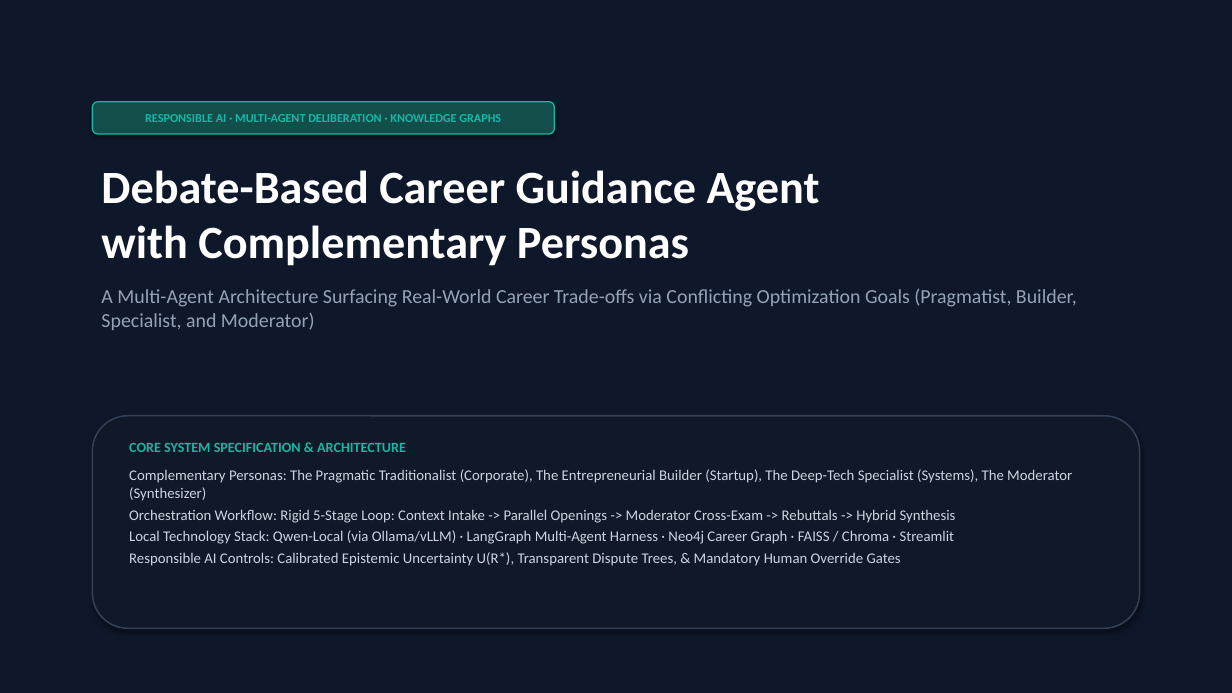
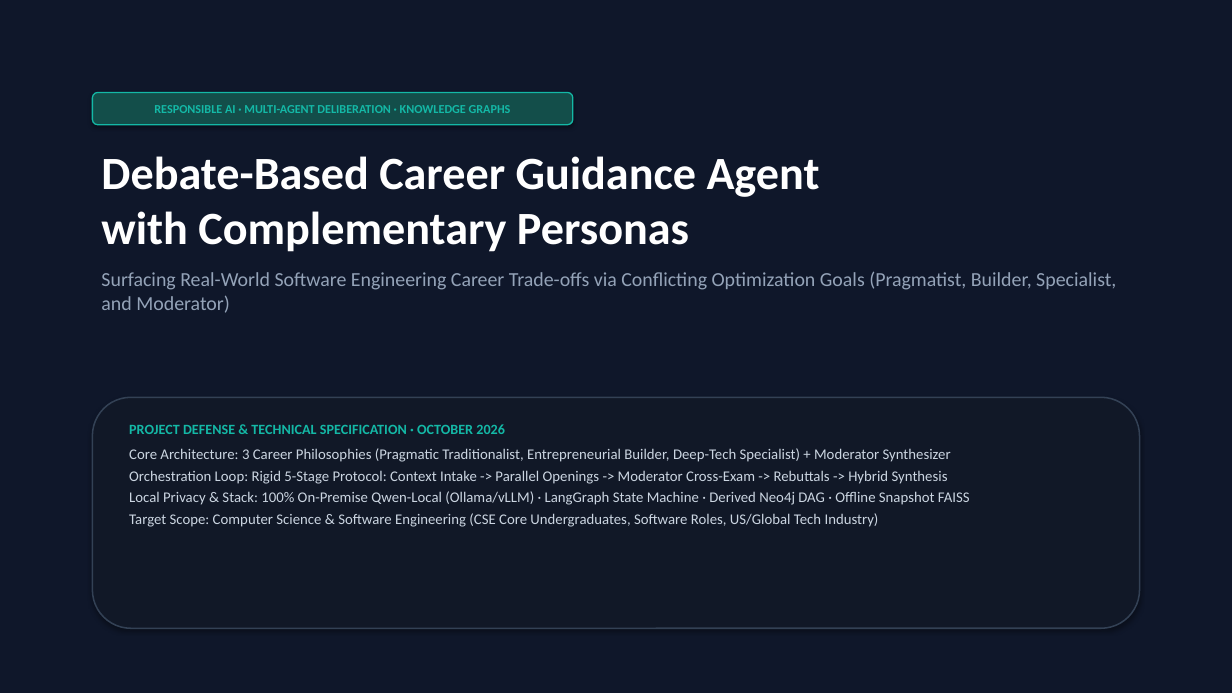
Before and after one commit to parth2024-tech/rai-project, a slide deck: slide 1 of Final_Presentation.pptx. Drawn at 1232x693 pixels with LibreOffice and Linux fonts; fonts in the diff are those of the drawing. Boxes give left, top, right and bottom in pixels: in the first picture for what was removed or moved away, otherwise in the second. Text is boxed around its words. In the diff, an @@ line names an element or a change of style, - is before the commit and + after.

Commit message:
fix(presentation): resolve audit points across technical definitions, unconfounded ablation, and visual layout

```diff
--- a/Final_Presentation.pptx
+++ b/Final_Presentation.pptx
@@ rounded rectangle "RESPONSIBLE AI · MULTI-AGENT DELIBERATION ...": place and size @@
-rounded rectangle "RESPONSIBLE AI · MULTI-AGENT DELIBERATION ..." at <box>92,102,555,134</box>
+rounded rectangle "RESPONSIBLE AI · MULTI-AGENT DELIBERATION ..." at <box>92,92,573,125</box>
@@ text "Debate-Based Career Guidance Agent with ...": place and size @@
-text "Debate-Based Career Guidance Agent with ..." at <box>101,170,1077,330</box>
+text "Debate-Based Career Guidance Agent with ..." at <box>101,156,1116,313</box>
@@ text at <box>101,156,820,252</box>: less space between paragraphs @@
@@ text at <box>101,271,1116,313</box>: text changed @@
-A Multi-Agent Architecture Surfacing Real-World Career Trade-offs via Conflicting Optimization Goals (Pragmatist, Builder, Specialist, and Moderator)
+Surfacing Real-World Software Engineering Career Trade-offs via Conflicting Optimization Goals (Pragmatist, Builder, Specialist, and Moderator)
@@ rounded rectangle: place and size @@
-rounded rectangle at <box>92,416,1140,628</box>
+rounded rectangle at <box>92,397,1140,628</box>
@@ text at <box>129,424,970,527</box>: text changed @@
-CORE SYSTEM SPECIFICATION & ARCHITECTURE
-Complementary Personas: The Pragmatic Traditionalist (Corporate), The Entrepreneurial Builder (Startup), The Deep-Tech Specialist (Systems), The Moderator (Synthesizer)
-Orchestration Workflow: Rigid 5-Stage Loop: Context Intake -> Parallel Openings -> Moderator Cross-Exam -> Rebuttals -> Hybrid Synthesis
-Local Technology Stack: Qwen-Local (via Ollama/vLLM) · LangGraph Multi-Agent Harness · Neo4j Career Graph · FAISS / Chroma · Streamlit
-Responsible AI Controls: Calibrated Epistemic Uncertainty U(R*), Transparent Dispute Trees, & Mandatory Human Override Gates
+PROJECT DEFENSE & TECHNICAL SPECIFICATION · OCTOBER 2026
+Core Architecture: 3 Career Philosophies (Pragmatic Traditionalist, Entrepreneurial Builder, Deep-Tech Specialist) + Moderator Synthesizer
+Orchestration Loop: Rigid 5-Stage Protocol: Context Intake -> Parallel Openings -> Moderator Cross-Exam -> Rebuttals -> Hybrid Synthesis
+Local Privacy & Stack: 100% On-Premise Qwen-Local (Ollama/vLLM) · LangGraph State Machine · Derived Neo4j DAG · Offline Snapshot FAISS
+Target Scope: Computer Science & Software Engineering (CSE Core Undergraduates, Software Roles, US/Global Tech Industry)
```
Also in this commit, not shown: 11 other slides changed, 4 slides added, 3 slides removed, 2 other files.
